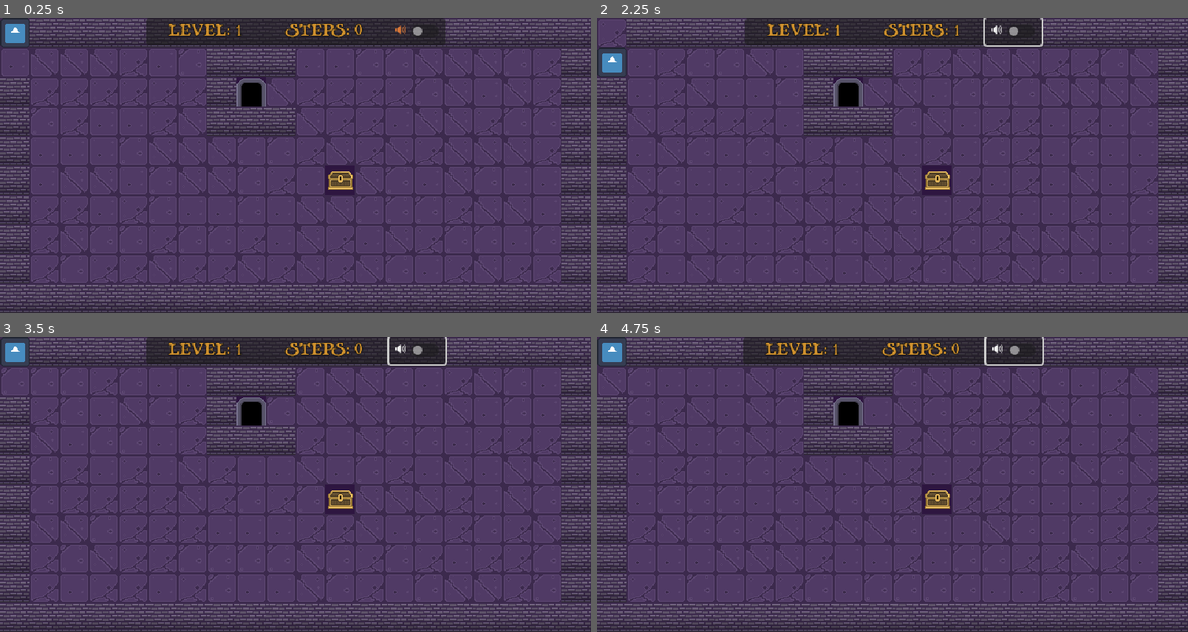
Above: before the commit, frames 1-4 (two rows, left to right).
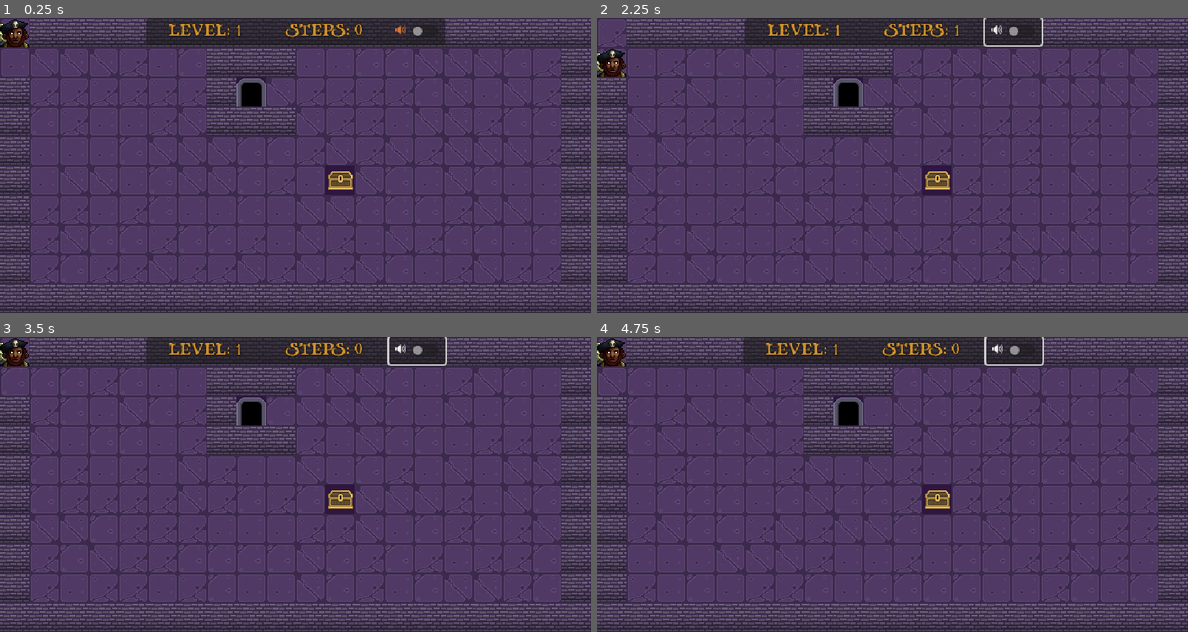
Above: after the commit, the same moments.

Repository: rdoetjes/pirateban
Game: Godot game, scene res://Game.tscn
Same seed, same stepped clock (60 frames per second), same inputs: the game is played once before the commit and once after it. The engine's default icon, where the game draws it, is replaced by a stand-in: a white triangle on a blue panel in a dark square.
Inputs:
- Up to frame 1 (0.25 s): no input
- Up to frame 2 (2.25 s): click "🔊" at 0.5 s; tap Enter at 1.25 s; hold Right (ui_right) 1.28-2.03 s; tap R (restart) at 2 s; hold Down (ui_down) from 2.03 s (still down)
- Up to frame 3 (3.5 s): tap R (restart) at 2.75 s; release Down (ui_down) at 2.78 s; hold Right (ui_right) from 2.78 s (still down)
- Up to frame 4 (4.75 s): tap R (restart) at 3.5, 4.25 s; release Right (ui_right) at 3.53 s; hold Up (ui_up) 3.53-4.28 s; hold Left (ui_left) from 4.28 s (still down)

The runs differ from the first frame. In frame 1, 0.5% of the frame differs, in the area x 0-5%, y 0-10%; in frame 2, 0.5%; in frame 3, 0.5%; in frame 4, 0.5%.

Commit message:
picture pack

Diff:
--- a/Player.tscn
+++ b/Player.tscn
@@ -1,7 +1,7 @@
 [gd_scene load_steps=4 format=3 uid="uid://5kxetn5qfd3d"]
 
 [ext_resource type="Script" path="res://Player.gd" id="1_8qkv1"]
-[ext_resource type="Texture2D" uid="uid://bm3v1okfdb7k2" path="res://icon.svg" id="1_vbyth"]
+[ext_resource type="Texture2D" uid="uid://c06pjigfmsn62" path="res://Image/Icon9.png" id="2_ux4tf"]
 
 [sub_resource type="RectangleShape2D" id="RectangleShape2D_7htvx"]
 
@@ -14,5 +14,4 @@
 shape = SubResource("RectangleShape2D_7htvx")
 
 [node name="Sprite2D" type="Sprite2D" parent="."]
-scale = Vector2(0.25, 0.25)
-texture = ExtResource("1_vbyth")
+texture = ExtResource("2_ux4tf")
Not shown, added: Image/Icon9.png.import
